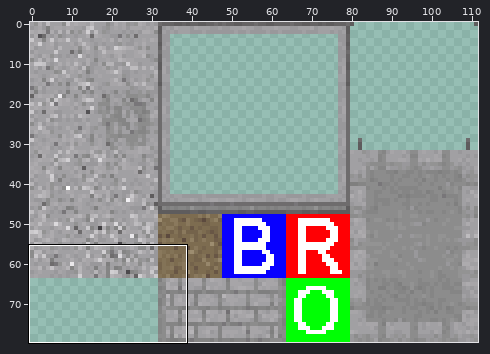
A sprite sheet gets an edit: main/resources/worlds/zesilia_tileset.png. Above: a wide view before the commit, with the close-up outlined.
Close-up. Before the commit:
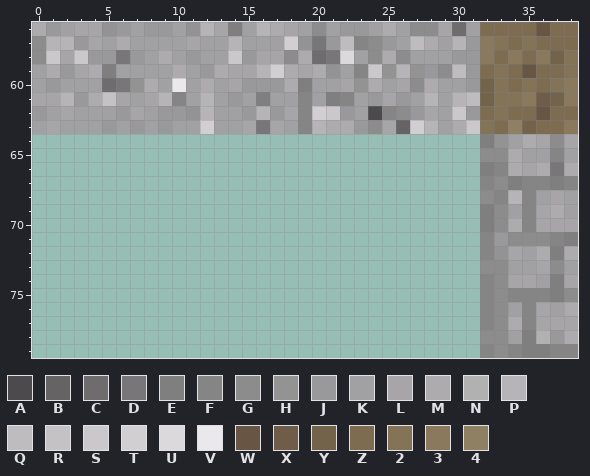
The file is 112x80 pixels. Colours within 5 levels of each other are drawn and written as one. Shown: x 0..38, y 56..79.
Palette (. is transparent): A #4c4a4d  B #656364  C #6e6c6d  D #787679  E #7f7f7f  F #858585  G #8c8c8c  H #939393  J #99989b  K #a1a0a3  L #a7a5a8  M #adabae  N #b1b1b1  P #b6b4b7  Q #bebcbf  R #c4c2c5  S #cac8cb  T #d1cfd2  U #dbd9dc  V #eae8eb  W #685645  X #6f5d49  Y #74634b  Z #7d6c50  2 #837357  3 #8a795d  4 #908063
Pixels before, first column x 0:
56 MJKLLHJKJJKHPLEKPMLKGKJJKMKGGLCKZZZZWZZ
57 GPPJLKMKKKKLKKPKKKTHDJQFGJKQMKPJ32Z2ZZZ
58 GSLSJJDJKMKJKKSJLLGMCDUKGMGKKKJJ3Z3Z3Y2
59 KMJLMEKKKKMKJMLLPTMLMHKFSHPHJGQJZ2ZWZZ2
60 KJKKKCDHMKVKMKLJJJMEKKLHMKLGMKKJY2Z2Z23
61 LLPJMRLKLPFKPKJKEKKFKEFKJLJKPKPQY223XY3
62 JKLKKKJLKJJHPKKJPJLFTSJKAFGJLKSJZ2ZZWZZ
63 KLKKKJKJKJKKTKKLDLKFPMMJGLBTPKMS2Z4YZZ3
64 ................................EHKMLGL
65 ................................GGMKKFK
66 ................................EFMLMDM
67 ................................FGEFFEF
68 ................................GFPFKLK
69 ................................EGKFLMK
70 ................................EGMFLLL
71 ................................FJGGGFE
72 ................................FHLKMEM
73 ................................GGKKLGK
74 ................................FGLLKEL
75 ................................FGFFFEG
76 ................................FGKFLKM
77 ................................FGMFLLL
78 ................................GGKENJM
79 ................................FGFEEFF
And afterwards:
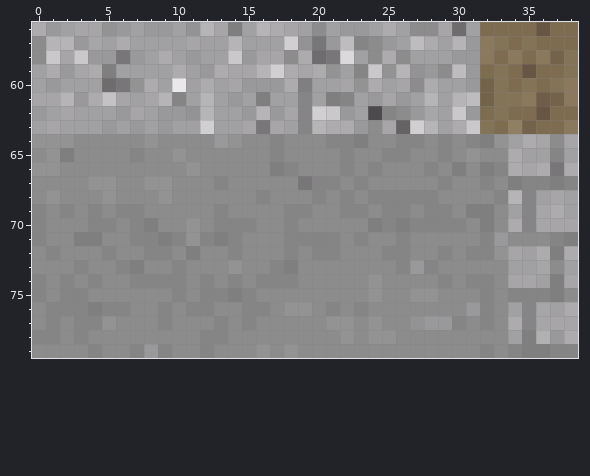
Commit: Added to the Zesilia tileset for bigger walls
Changes in this commit:
Changed rows in their new state; - is an unchanged pixel.
first column x 0:
64 HHHGGGGGHGGGGJHGGFGGGFFEGGFFGFGF
65 GHEGGGGFGGHGGGGGGFGGGGFGGFFGGFGH
66 HHGGGGGGGGGHGGGGGEFGGGFGFGGGFGEG
67 GGGGHHGGHHGGGFGGGGGDFFGFGGGGGFGG
68 GHGGGHGGGHGGGGGGFGGGFGFGFFFFFGGG
69 FGFGFGFFGGGGGFGGGGFFGGFFGFFGFFGE
70 FGGGFFGFEGGHGFFFGGFGGGGGEFEFFFFG
71 FGGEEGGFFEFHFEFGGGFFFFGFGGFGGGGG
72 GFGGGFGGFFGEGGFGGGFGFFGGGFFGGFGF
73 GGGFGGFEGGFGGGHGGFEGGGGGGGFJFGGG
74 FGFGFGGFFFFGFGFGFFFGGGGGHGGGGFGF
75 FGFFGGGGGGFGFFEFGGGGGGGGHGGHHGGG
76 GFFFEFFGGFGFFGGFFGHHGFGFGGGGGGGJ
77 GFGFFHGGGFGGGFGFGGGGGHHGHGGHJJFG
78 FFGFGGGGGGGGFFGGGGGGGGHGHHGGGGGG
79 GGGGFGGFJFGGFGGGHGHGGGGGGGGGGGGG
Where, in picture pixels (left, top, right, bottom), the same in both close-ups:
added: (32, 134, 480, 358)
